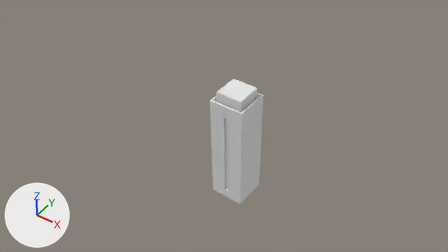
Two versions of the Blender file Assets/models/cave/portal_activator.blend, one commit apart.
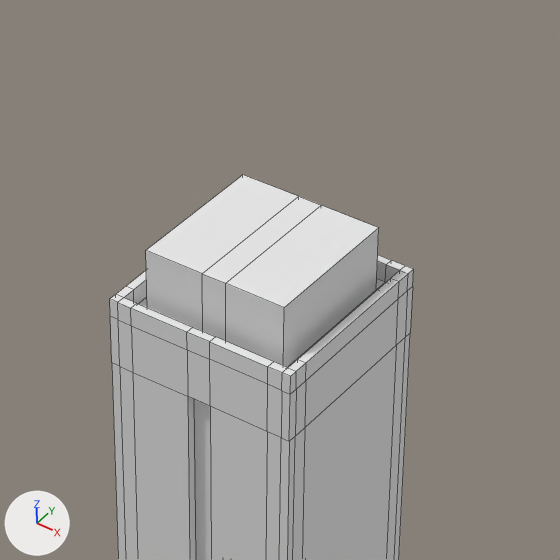
Each version is shown from the file's camera 'Camera', then close up on the part from 43% to 65% of the width and 19% to 58% of the height. Every picture has the same lights, and +X, +Y and +Z are marked at lower left. The close-ups show mesh edges as thin lines.
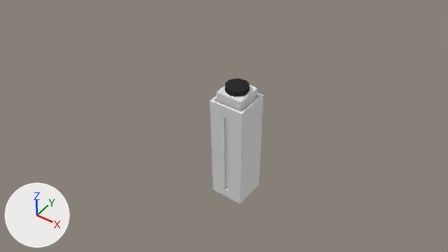
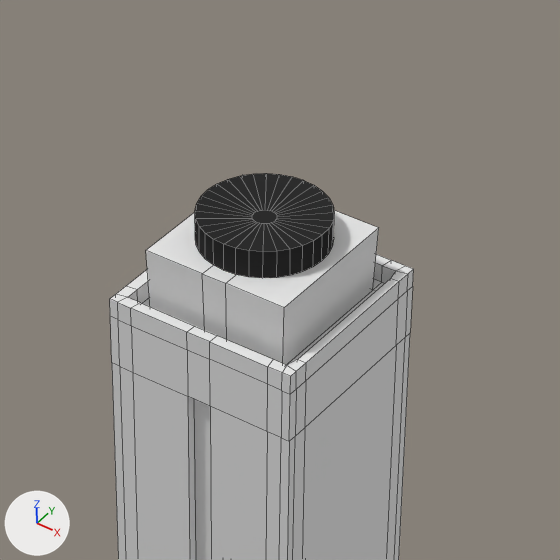
The newer file is also turned or shifted as a whole; pictures and numbers use the older file's frame.

Changed parts and their boxes (x1, y1, x2, y2) in the close-ups (560 x 560 px; the box of a moved part takes in the faces that stretch with it):
'Cube.001', reshaped: before (110, 175, 414, 560); after (110, 210, 414, 560)
'button', added (black): after (195, 173, 334, 278)
part 1 of me_cube_001, moved or reshaped: (110, 228, 413, 376) in both

The change, as a list of edits to the scene's bpy script:
```text
Add mat_portal_button:
    mat_portal_button = diffuse_material('portal_button')
    mat_portal_button.base_color = (0.027, 0.027, 0.027)  # black #2e2e2e
Change me_cube_001:
    where me_cube_001.from_pydata(...)  # 196 vertices, 194 faces; spans x -0.117..0.117, y -0.117..0.116, z -0.374..0.455
    used by ob_cube_001; location = (0.0, 0.0, 0.0); scale = (0.5, 0.5, 0.5)
    me_cube_001 part 1: 38 of the vertices in x -0.106..0.106, y -0.106..0.106, z 0.374..0.397 are scaled about their middle by 0.97
Add me_cylinder:
    me_cylinder.from_pydata(...)  # 96 vertices, 65 faces; spans x -0.0366..0.0366, y -0.0366..0.0366, z -0.0082..0.0082
    me_cylinder.polygons.foreach_set('use_smooth', [True] * 65)
    me_cylinder.materials.append(mat_portal_button)  # black #2e2e2e
Add ob_button:
    ob_button = bpy.data.objects.new('button', me_cylinder)
    ob_button.location = (0.0, 0.0012, 0.2356)
    _m = ob_button.modifiers.new('EdgeSplit', 'EDGE_SPLIT')
```
